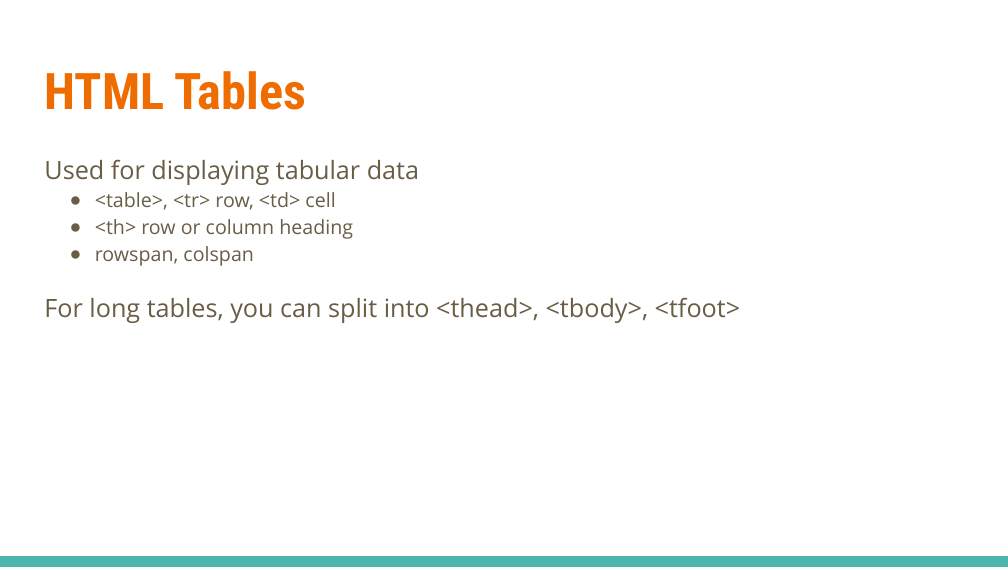
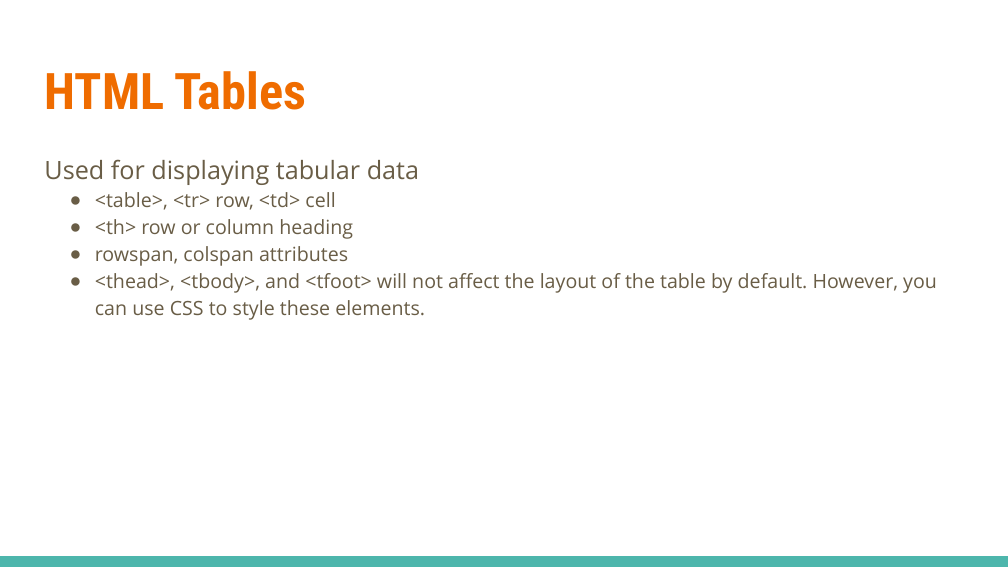
Before and after one commit to linkedin/high-school-trainee, a slide deck: slide 11 of Week_1/Lectures/1.3_HTML_and_CSS.pptx (slide 10 before the commit). Drawn at 1008x567 pixels with LibreOffice and Linux fonts; fonts in the diff are those of the drawing. Boxes give left, top, right and bottom in pixels: in the first picture for what was removed or moved away, otherwise in the second. Text is boxed around its words. In the diff, an @@ line names an element or a change of style, - is before the commit and + after.

```diff
--- a/Week_1/Lectures/1.3_HTML_and_CSS.pptx
+++ b/Week_1/Lectures/1.3_HTML_and_CSS.pptx
@@ text at bbox=[95, 246, 937, 320]: text changed; size 18 to 14 pt @@
-● rowspan, colspan
-For long tables, you can split into <thead>, <tbody>, <tfoot>
+● rowspan, colspan attributes
+● <thead>, <tbody>, and <tfoot> will not affect the layout of the table by default. However, you can use CSS to style these elements.
```
Also in this commit, not shown: 12 other slides changed, 2 slides added, 3 other files.
